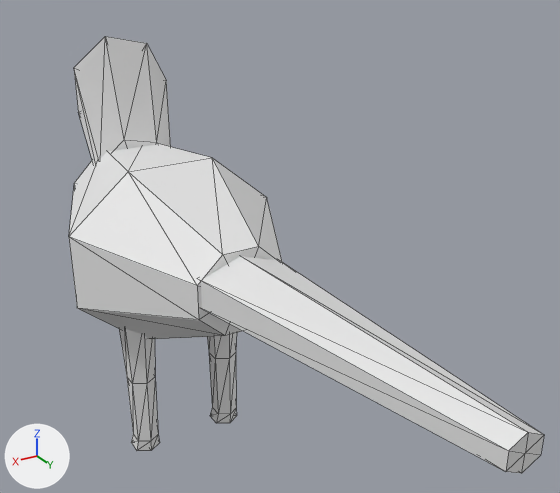
Before and after pictures for a commit that changed the OBJ model data/animals/urubu/idle/0.obj.
The view is the same before and after, from a camera (50 mm lens) standing at (0.422, 1.01, 0.802) and looking at (-0.079, 0.174, 0.384). Arrows for +X, +Y and +Z are at lower left; the lights stay in place. The older version comes first. Mesh edges are drawn as thin lines. Where no turn or scale is listed for an object, it has been applied to the vertices.

In view in the first picture: 'urubu_idle_0'.
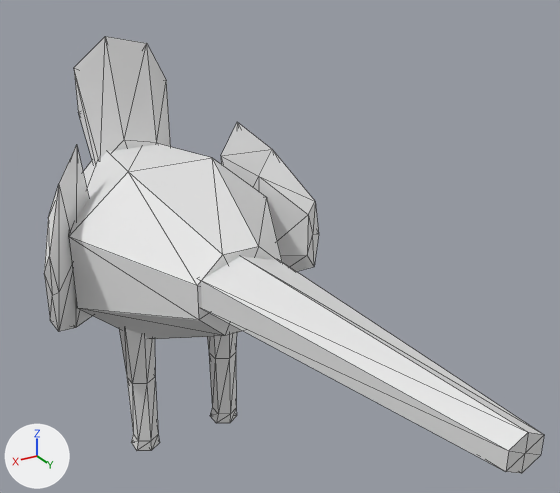
The change, as JSON lines over the scene's bpy script:
```json
{"block": "me_urubu_idle_0", "where": "# used by ob_urubu_idle_0; location = (0.0, 0.0, 0.0)"}
{"op": "remove", "block": "me_urubu_idle_0", "code": "me_urubu_idle_0.from_pydata(...)  # 122 vertices, 220 faces; spans x -0.159..0.159, y -0.357..0.682, z 0.0..0.626"}
{"op": "add", "block": "me_urubu_idle_0", "code": "me_urubu_idle_0.from_pydata(...)  # 156 vertices, 280 faces; spans x -0.216..0.214, y -0.357..0.682, z 0.0..0.626"}
{"block": "me_urubu_idle_0", "change": "me_urubu_idle_0 part 1: a new loose piece of 17 vertices spanning x -0.216..-0.108, y -0.054..0.066, z 0.23..0.502"}
{"block": "me_urubu_idle_0", "change": "me_urubu_idle_0 part 2: a new loose piece of 17 vertices spanning x 0.103..0.214, y -0.055..0.066, z 0.23..0.502"}
```

Location of each change, (x1, y1, x2, y2) in pixels of the pictures (560 x 493 px):
```json
{"object": "urubu_idle_0", "change": "reshaped", "before": [69, 36, 544, 473], "after": [44, 36, 544, 473]}
{"part": 1, "of": "me_urubu_idle_0", "change": "added", "after": [221, 122, 319, 272]}
{"part": 2, "of": "me_urubu_idle_0", "change": "added", "after": [44, 144, 92, 331]}
```
